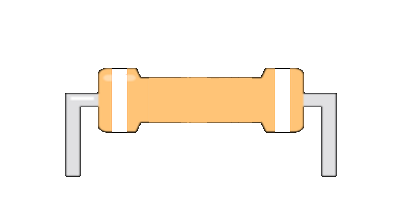
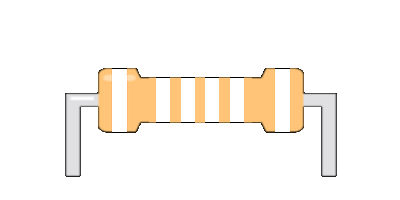
The second 400 × 200 image is a revision of the first. Changes to its layers:
painted on "Layer" over [156, 77, 244, 123]
painted on "Layer #1" over [181, 78, 219, 122]
